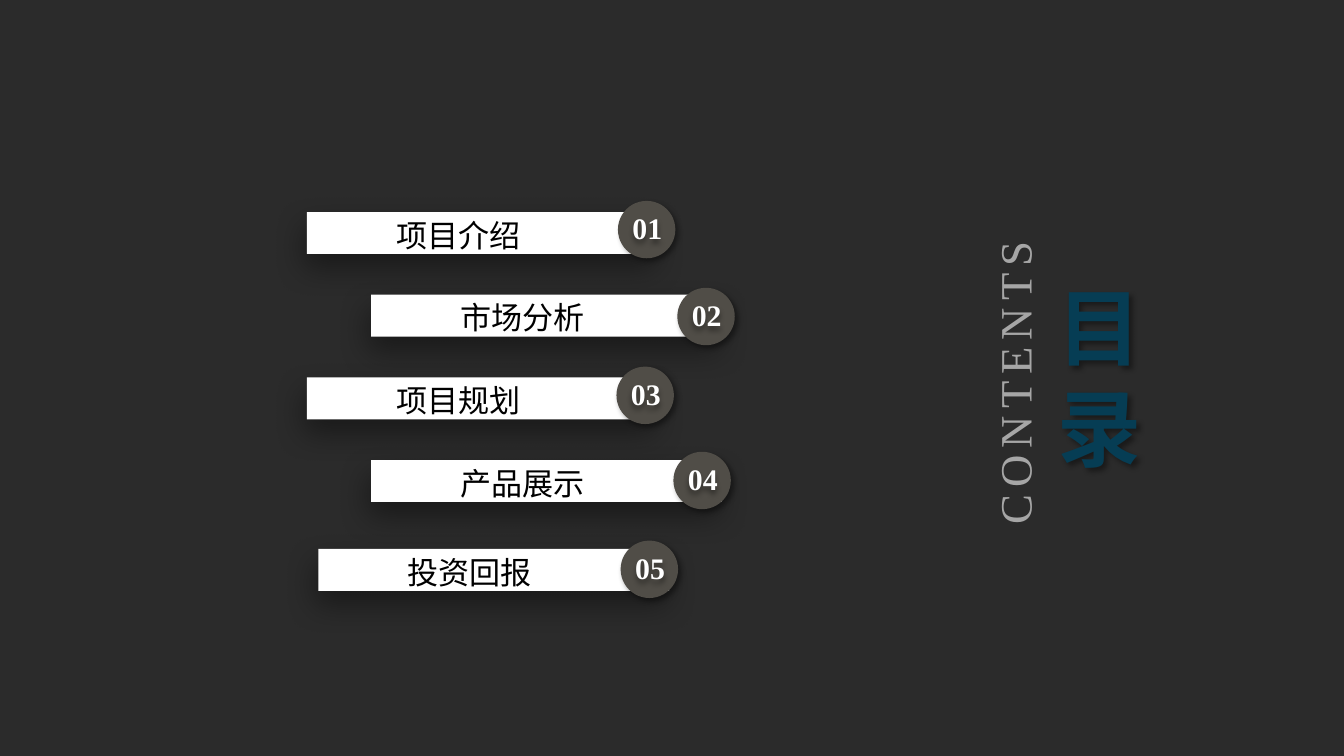
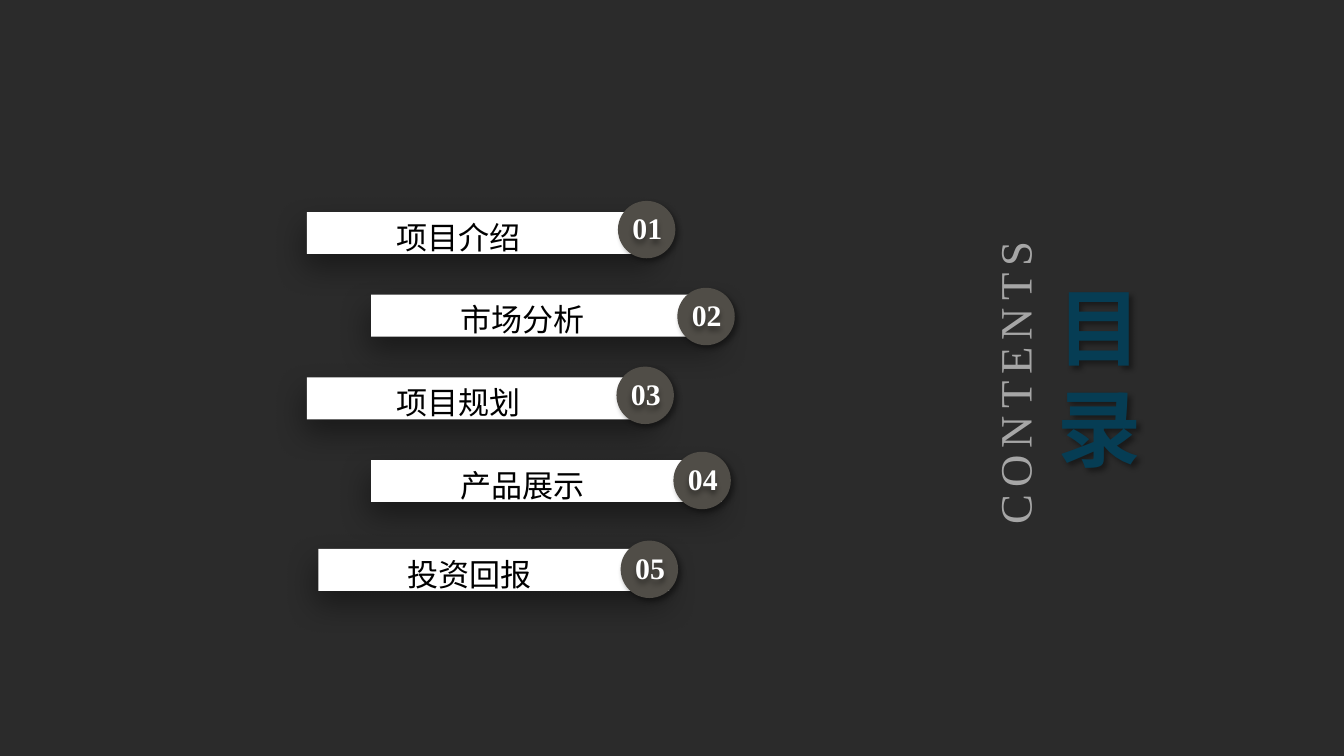
Before and after one commit to xuecat/IngestTask, a slide deck: slide 12 of ingesttask.pptx (slide 11 before the commit). Drawn at 1344x756 pixels with LibreOffice and Linux fonts; fonts in the diff are those of the drawing; background and template pictures are left out; a plain dark background stands for a picture behind light text. Boxes give left, top, right and bottom in pixels: in the first picture for what was removed or moved away, otherwise in the second. Text is boxed around its words. In the diff, an @@ line names an element or a change of style, - is before the commit and + after.

```diff
--- a/ingesttask.pptx
+++ b/ingesttask.pptx
@@ line spacing 1.1 to 1.2 in 5 elements at box(307, 212, 657, 254), box(371, 294, 722, 337), box(307, 377, 657, 419), box(371, 460, 722, 502), box(319, 549, 669, 592) @@
```
Also in this commit, not shown: 3 other slides changed.
